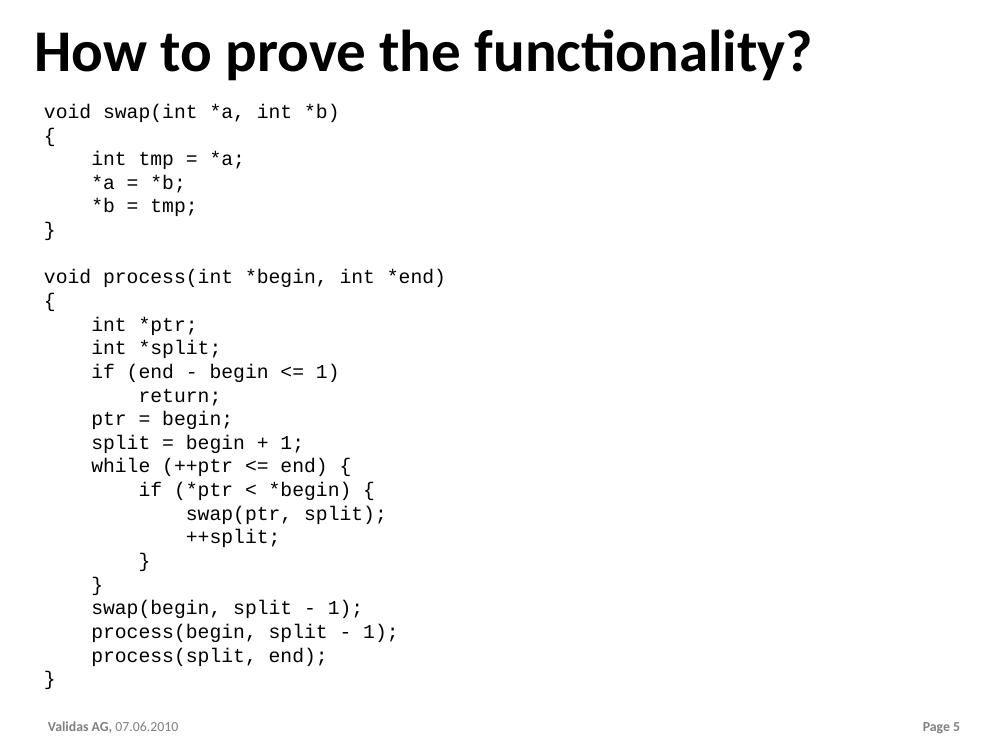
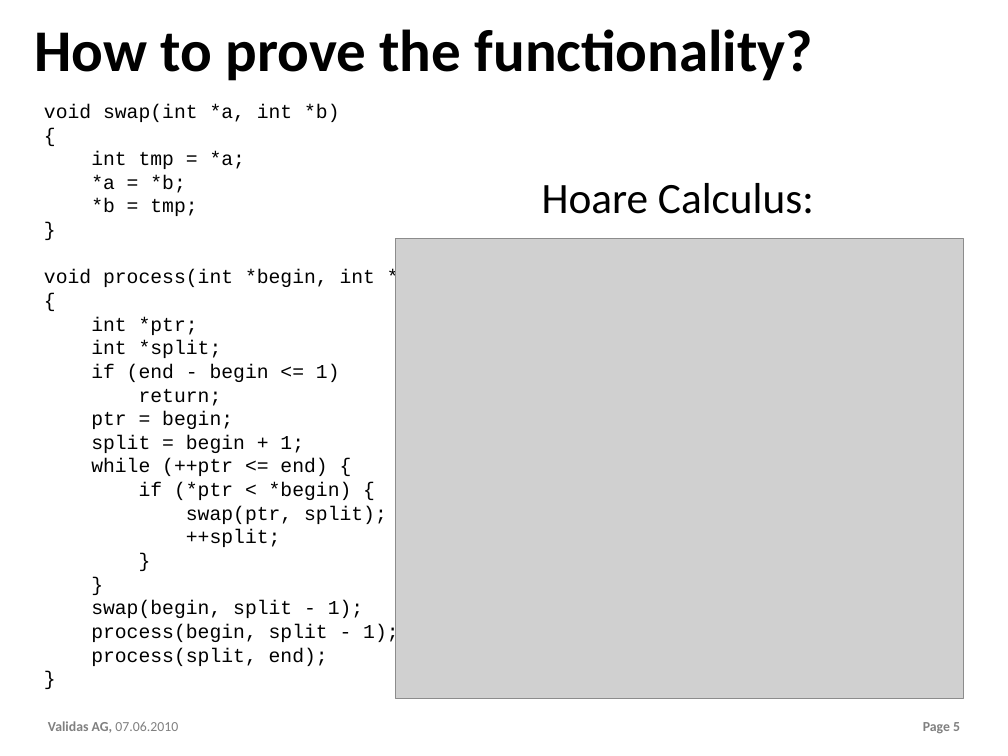
Before and after one commit to theoremprover/chess, a slide deck: slide 5 of ppt/Chess200.pptx. Drawn at 1008x756 pixels with LibreOffice and Linux fonts; fonts in the diff are those of the drawing; grey boxes stand for pictures; background and template pictures are left out. Boxes give left, top, right and bottom in pixels: in the first picture for what was removed or moved away, otherwise in the second. Text is boxed around its words. In the diff, an @@ line names an element or a change of style, - is before the commit and + after.

```diff
--- a/ppt/Chess200.pptx
+++ b/ppt/Chess200.pptx
@@ text added at (x1=542, y1=183, x2=814, y2=214), 44 pt, text #000000 @@
+Hoare Calculus:
@@ picture added at (x1=396, y1=238, x2=963, y2=699) @@
```
Also in this commit, not shown: 13 other slides changed, 4 slides added, 3 other files.
